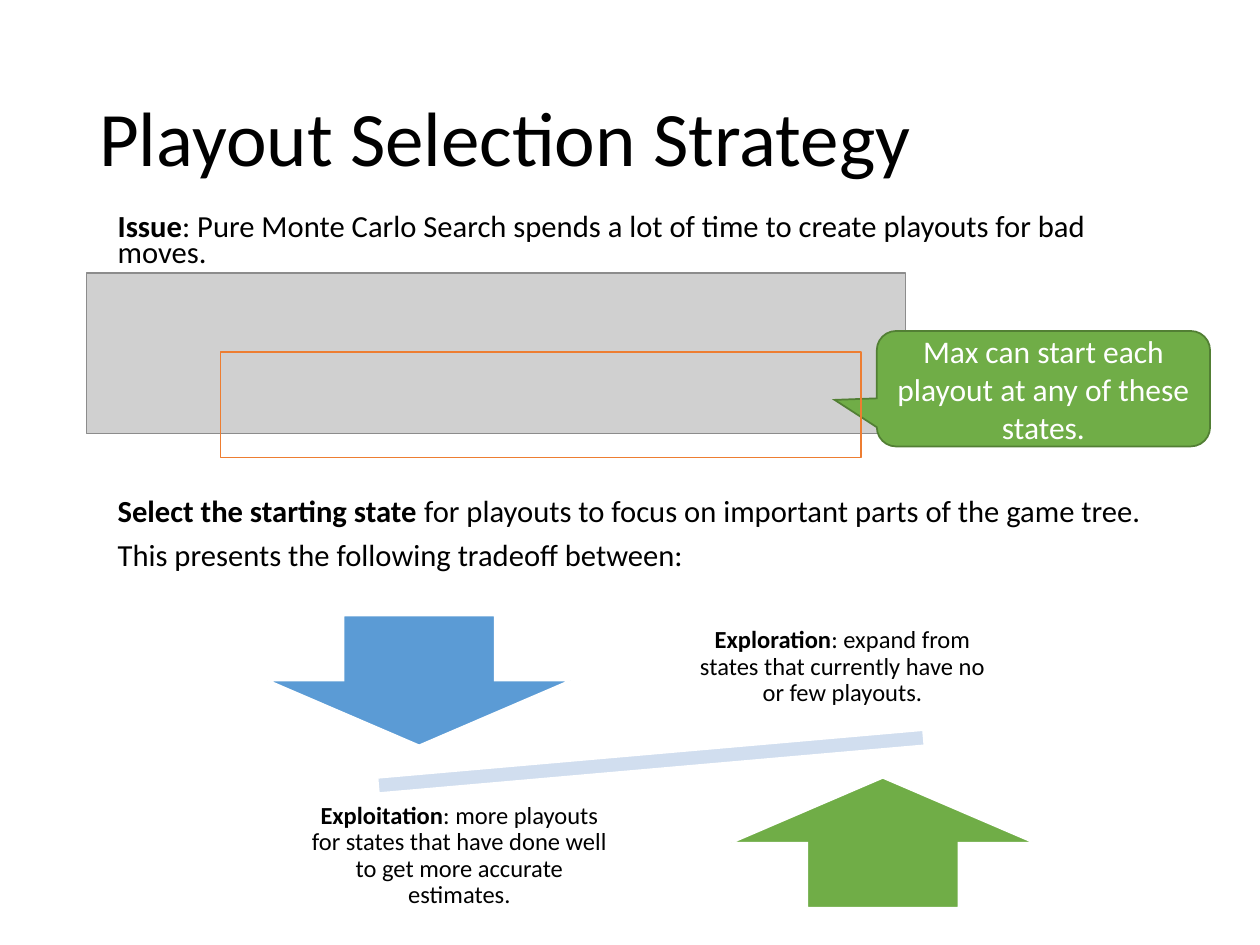
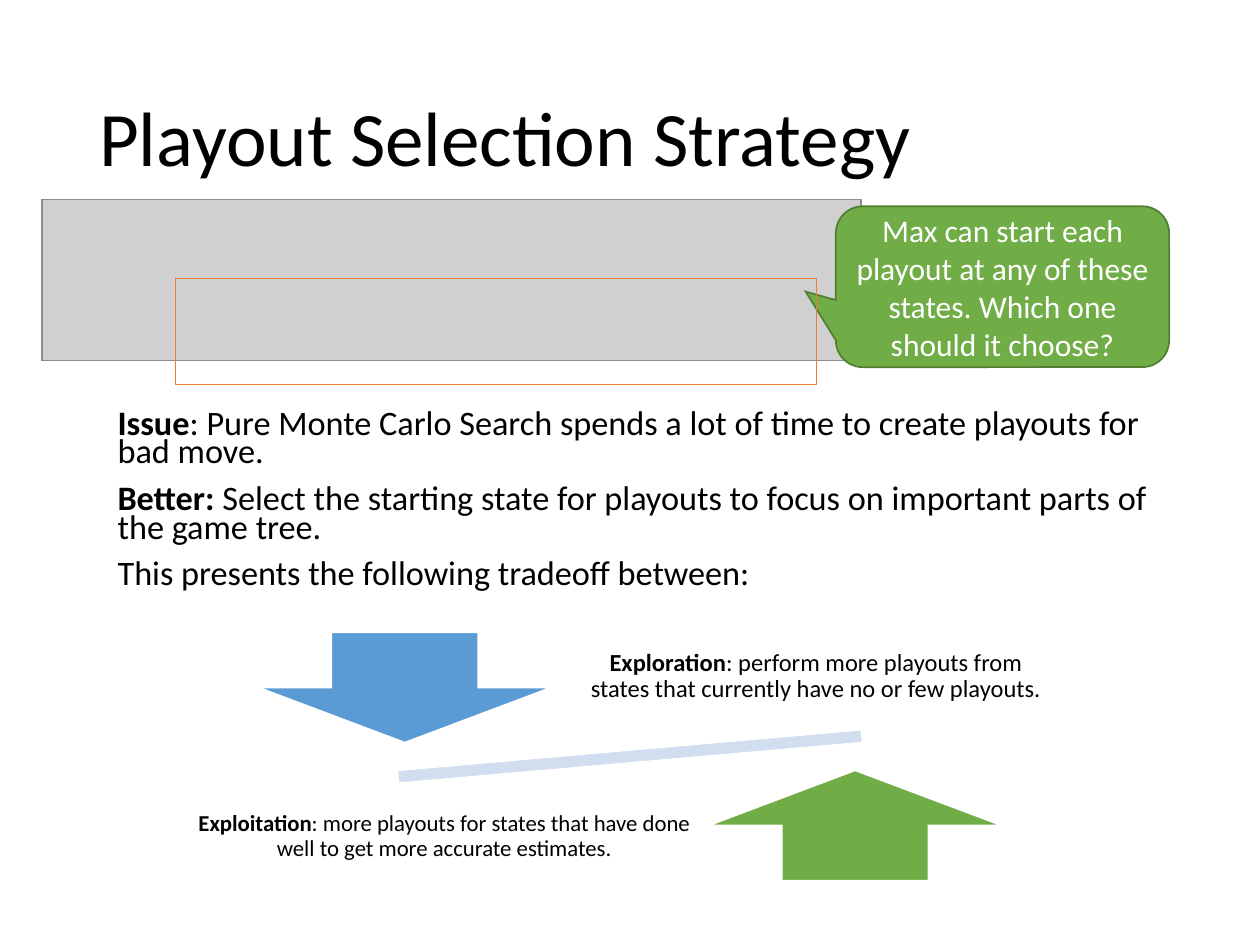
Before and after one commit to mhahsler/CS7320-AI, a slide deck: slide 34 of slides/05_games.pptx. Drawn at 1260x945 pixels with LibreOffice and Linux fonts; fonts in the diff are those of the drawing; grey boxes stand for pictures. Boxes give left, top, right and bottom in pixels: in the first picture for what was removed or moved away, otherwise in the second. Text is boxed around its words. In the diff, an @@ line names an element or a change of style, - is before the commit and + after.

Commit message:
improved selection descriprion.

```diff
--- a/slides/05_games.pptx
+++ b/slides/05_games.pptx
@@ picture: place and size @@
-picture at [87, 273, 906, 435]
+picture at [42, 199, 861, 360]
@@ rounded speech box "Max can start each playout ...": place and size @@
-rounded speech box "Max can start each playout ..." at [877, 331, 1211, 447]
+rounded speech box "Max can start each playout ..." at [835, 207, 1169, 368]
@@ rounded speech box "Max can start each playout ..." at [835, 207, 1169, 368]: proportions changed @@
@@ text in rounded speech box at [857, 220, 1148, 356]: text changed @@
-Max can start each playout at any of these states.
+Max can start each playout at any of these states. Which one should it choose?
@@ rectangle: place and size @@
-rectangle at [220, 352, 861, 457]
+rectangle at [176, 278, 816, 384]
@@ text "Issue: Pure Monte Carlo Search ...": place and size @@
-text "Issue: Pure Monte Carlo Search ..." at [118, 215, 1140, 572]
+text "Issue: Pure Monte Carlo Search ..." at [118, 411, 1146, 591]
@@ text at [118, 411, 1146, 545]: text changed; size 17.5 to 19.6 pt @@
-Issue: Pure Monte Carlo Search spends a lot of time to create playouts for bad moves.
-Select the starting state for playouts to focus on important parts of the game tree.
+Issue: Pure Monte Carlo Search spends a lot of time to create playouts for bad move.
+Better: Select the starting state for playouts to focus on important parts of the game tree.
@@ text at [118, 561, 750, 591]: size 17.5 to 19.6 pt in "This presents the following tradeoff between:" @@
@@ down arrow: place and size @@
-down arrow at [268, 616, 571, 746]
+down arrow at [258, 633, 552, 743]
@@ text at [591, 653, 1040, 701]: text changed @@
-Exploration: expand from states that currently have no or few playouts.
+Exploration: perform more playouts from states that currently have no or few playouts.
@@ math minus: place and size @@
-math minus at [277, 697, 1025, 827]
+math minus at [311, 701, 947, 811]
@@ text "Exploitation: more playouts for states ...": place and size @@
-text "Exploitation: more playouts for states ..." at [312, 806, 607, 903]
+text "Exploitation: more playouts for states ..." at [198, 815, 690, 860]
@@ text "Exploitation: more playouts for states ..." at [198, 815, 690, 860]: size 14 to 13 pt @@
@@ up arrow: place and size @@
-up arrow at [732, 777, 1034, 907]
+up arrow at [708, 770, 1002, 881]
```
Also in this commit, not shown: 4 other slides changed, 1 other file.
